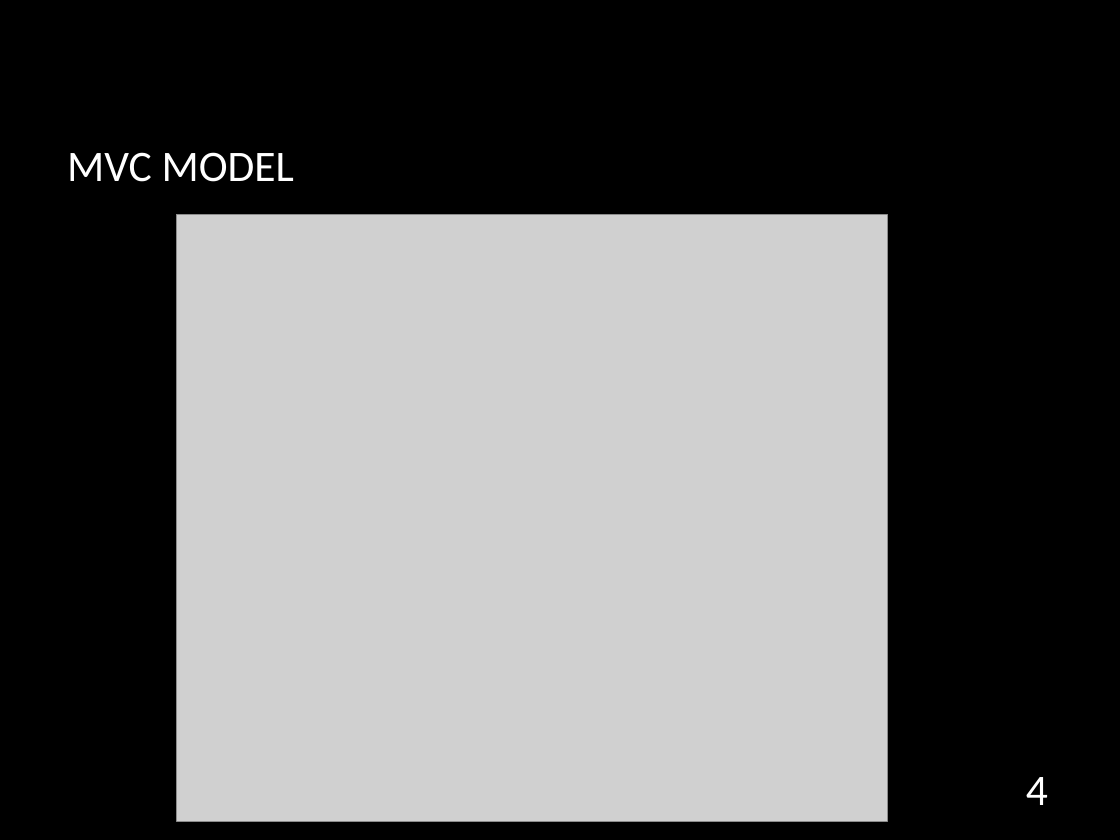
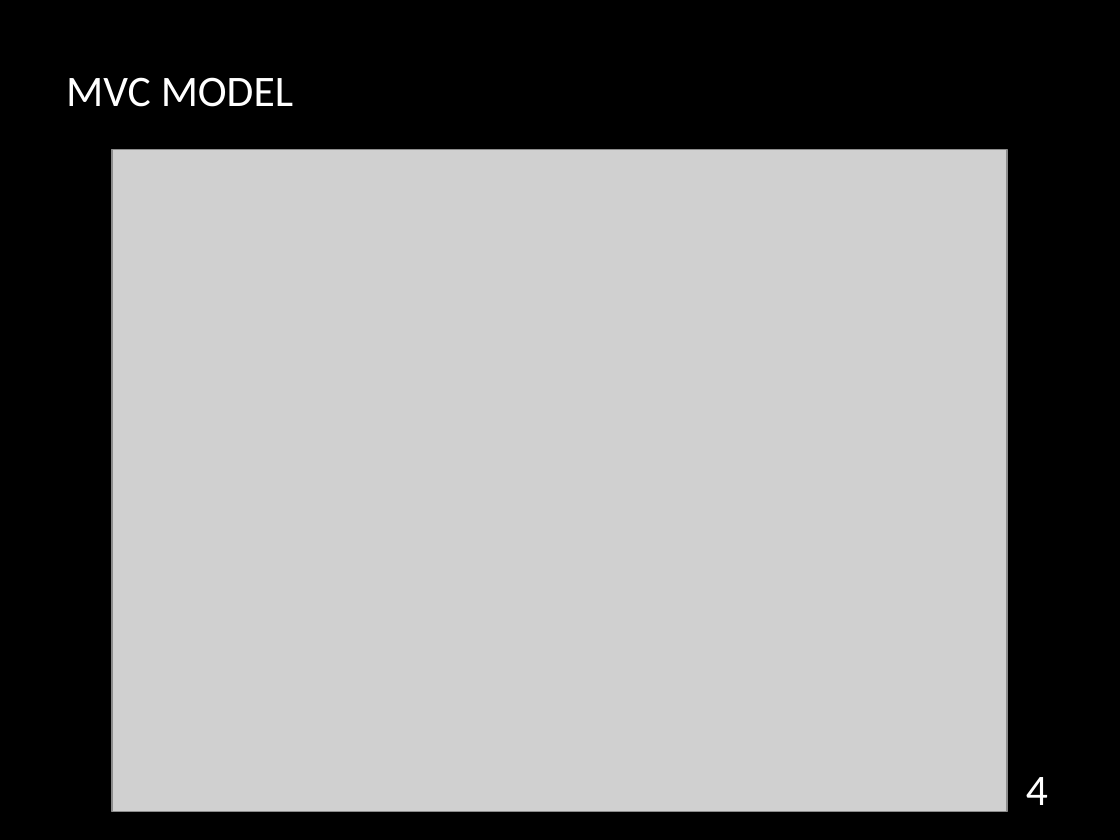
Before and after one commit to hmtri92/final-project, a slide deck: slide 4 of document/slide.pptx. Drawn at 1120x840 pixels with LibreOffice and Linux fonts; fonts in the diff are those of the drawing; grey boxes stand for pictures; background and template pictures are left out. Boxes give left, top, right and bottom in pixels: in the first picture for what was removed or moved away, otherwise in the second. Text is boxed around its words. In the diff, an @@ line names an element or a change of style, - is before the commit and + after.

```diff
--- a/document/slide.pptx
+++ b/document/slide.pptx
@@ title "MVC MODEL": place and size @@
-title "MVC MODEL" at box(67, 152, 294, 182)
+title "MVC MODEL" at box(66, 77, 293, 107)
@@ picture: place and size @@
-picture at box(177, 215, 887, 822)
+picture at box(112, 149, 1007, 811)
```
Also in this commit, not shown: 3 other slides changed, 1 slide added, 3 other files.
